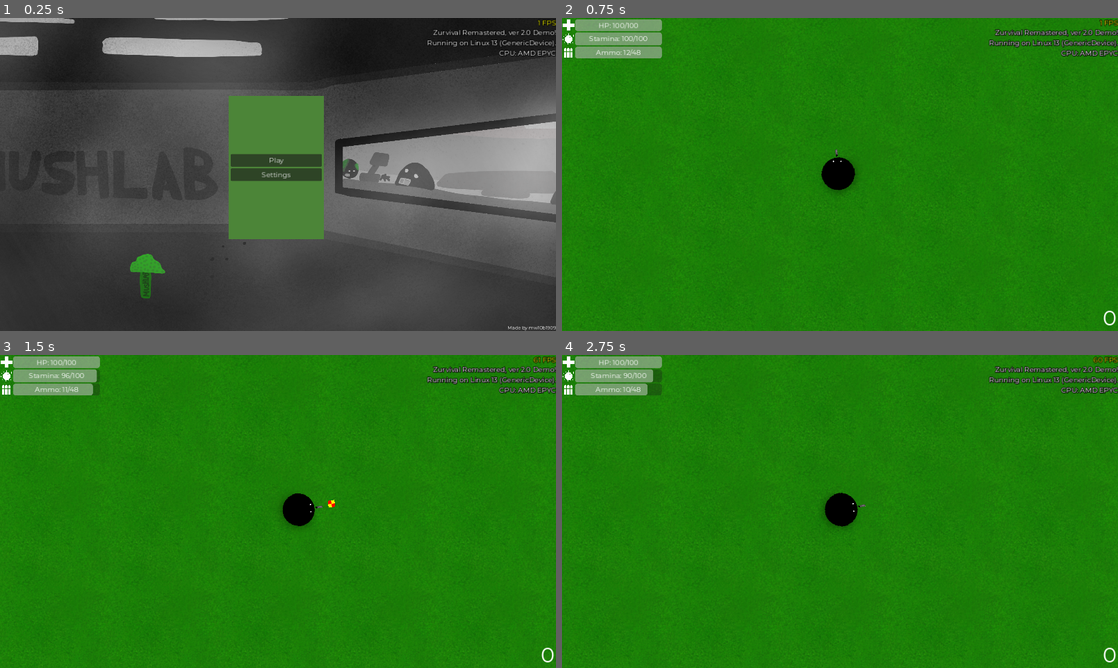
Above: before the commit, frames 1-4 (two rows, left to right).
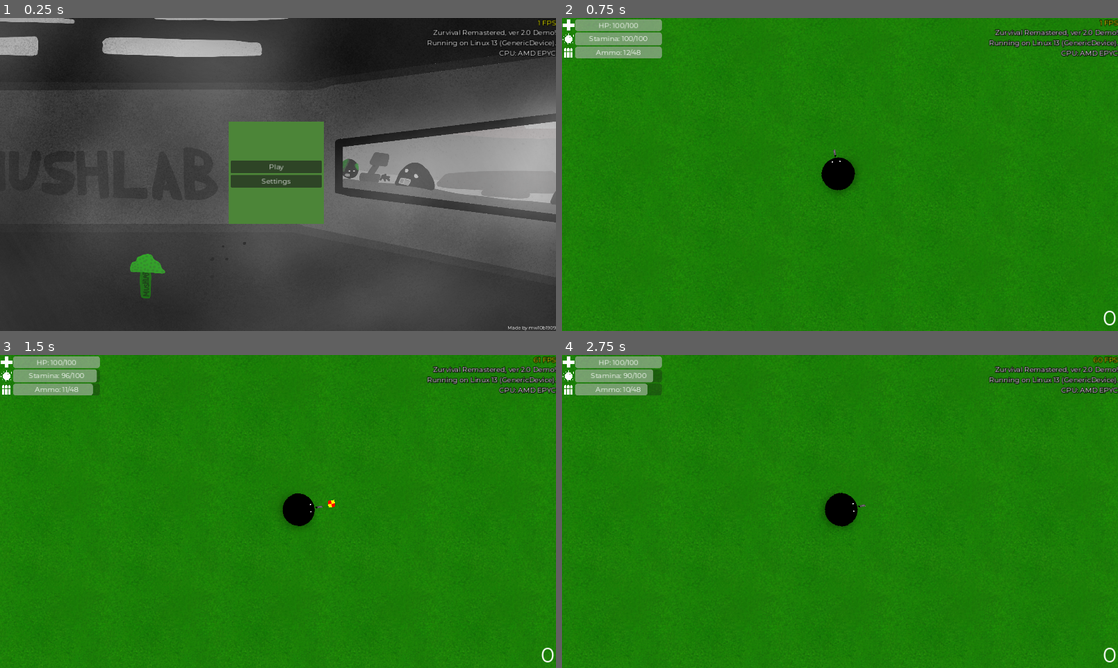
Above: after the commit, the same moments.

Repository: klodskateam/zurvival-remastered
Game: Godot game, scene res://menu.tscn
The game is run twice, just before and just after one commit, with the same random seed, the same clock (stepped at 60 frames per second) and the same inputs.
Inputs (mouse positions are in pixels of both pictures, inside the frame that each line leads up to):
- Up to frame 1 (0.25 s): no input
- Up to frame 2 (0.75 s): click "Play" at 0.5 s
- Up to frame 3 (1.5 s): tap Enter at 1.25 s; move the mouse to (400, 495) at 1.27 s; hold D (right) from 1.28 s (still down); hold Shift (run) from 1.28 s (still down); click (400, 495) at 1.42 s
- Up to frame 4 (2.75 s): release D (right) at 2 s; release Shift (run) at 2 s; drag from (728, 527) to (1034, 473) at 2.02 s

The runs differ from the first frame. In frame 1, 3.2% of the frame differs, in the area x 41-59%, y 24-71%; in frame 2, less than 0.1%; in frame 3, less than 0.1%; in frame 4, nothing differs.
Error in both runs: Invalid type in function 'set_locale' in base 'TranslationServer'. Cannot convert argument 1 from Nil to String. (res://global.gd:20)

Commit message:
менюшка

Diff:
--- a/menu.tscn
+++ b/menu.tscn
@@ -16,16 +16,16 @@
 [node name="Panel" type="Panel" parent="Control"]
 layout_mode = 1
 offset_left = 526.0
-offset_top = 180.0
+offset_top = 239.0
 offset_right = 746.0
-offset_bottom = 509.0
+offset_bottom = 474.0
 
 [node name="VBoxContainer" type="VBoxContainer" parent="Control/Panel"]
 layout_mode = 0
 offset_left = 5.0
-offset_top = 5.0
+offset_top = 12.0
 offset_right = 215.0
-offset_bottom = 324.0
+offset_bottom = 228.0
 alignment = 1
 
 [node name="Play" type="Button" parent="Control/Panel/VBoxContainer"]
